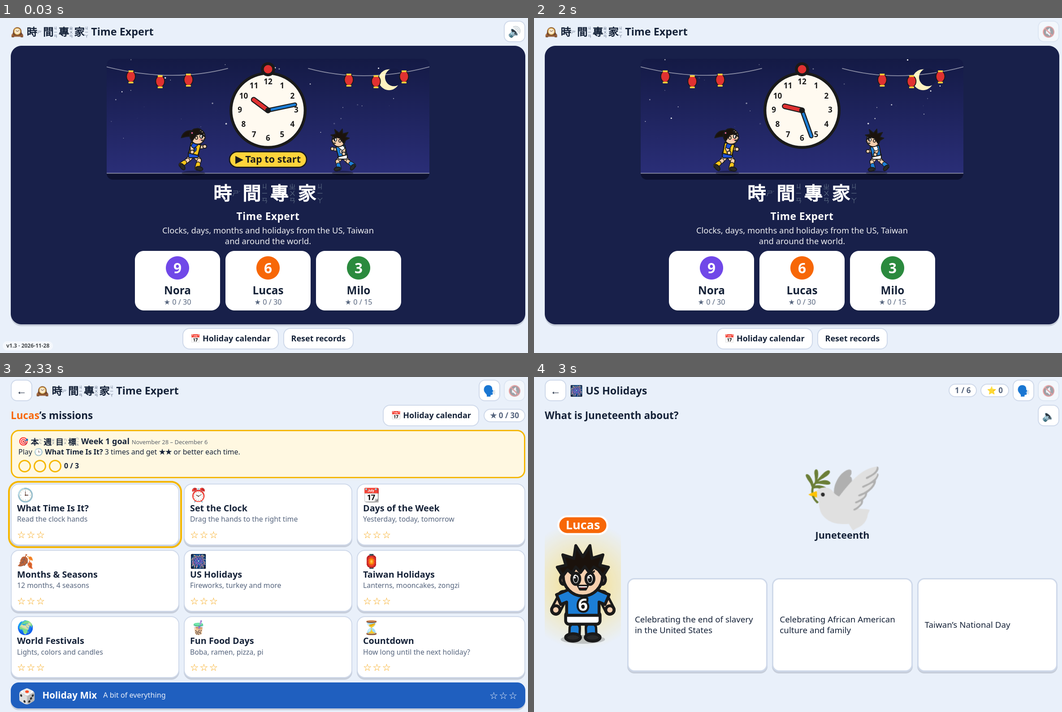
Above: before the commit, frames 1-4 (two rows, left to right).
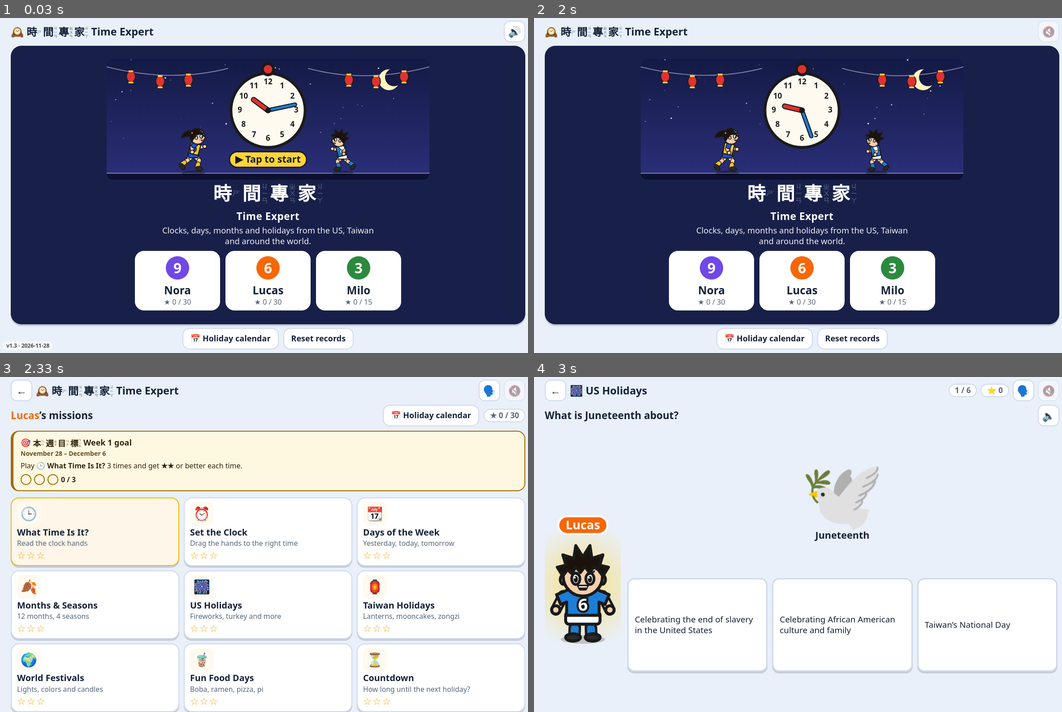
Above: after the commit, the same moments.

Repository: aronliu21-arch/kids-arcade
Game: browser game, page games/calendar-quest/index.html
Two runs of this game, one before a commit and one after it. Both use one fixed random seed, a clock stepped at 60 frames per second and the inputs below.
Inputs:
- Up to frame 1 (0.03 s): no input
- Up to frame 2 (2 s): click "▶ Tap to start" at 0.27 s; click "🔊" at 1.27 s
- Up to frame 3 (2.33 s): click "6 Lucas ★ 0 / 30" at 2.02 s
- Up to frame 4 (3 s): click "🎆 US Holidays Fireworks, turk…" at 2.77 s

Frames 1-2 are identical in both runs. In frame 3, 24% of the frame differs, in the area x 1-100%, y 15-100%; in frame 4, nothing differs.

Commit message:
Improve Calendar Quest mission screen and weekly goal contrast

Diff:
--- a/games/calendar-quest/index.html
+++ b/games/calendar-quest/index.html
@@ -185,14 +185,34 @@
 }
 @media (prefers-reduced-motion:reduce){*{transition:none!important;animation:none!important}}
 
-.goal{background:#fff8e1;border:3px solid #f5b700;border-radius:18px;padding:10px 14px;margin:0 0 12px;font-size:16px;line-height:1.4}
-.goal.met{background:#ebfbee;border-color:#2f9e44}
-.goal .gt{font-weight:700;font-size:18px}.goal .gr{font-weight:500;font-size:13px;opacity:.7}
-.goal .gp{margin-top:6px;display:flex;align-items:center;gap:6px;flex-wrap:wrap}
-.goal .gd{width:28px;height:28px;border-radius:50%;border:3px solid #f5b700;display:inline-flex;align-items:center;justify-content:center;color:#fff;font-size:15px}
-.goal .gd.on{background:#f5b700}.goal.met .gd{border-color:#2f9e44}.goal.met .gd.on{background:#2f9e44}
-.mcard.goalm{outline:4px solid #f5b700;outline-offset:2px}
-.rgoal{margin-top:10px;font-weight:700;font-size:17px;background:#fff8e1;border-radius:12px;padding:8px 12px}
+/* Weekly goal uses its own palette so the paper stays readable in either theme. */
+.goal,.rgoal{background:#fff8e1;color:#35240e}
+.goal{--muted:#654d23;--goal-edge:#a36a00;--goal-fill:#8b5800;border:2px solid var(--goal-edge);border-inline-start-width:6px;border-radius:18px;padding:12px 16px;margin:0 0 14px;font-size:16px;line-height:1.4}
+.goal.met{--muted:#355b42;--goal-edge:#28743e;--goal-fill:#236435;background:#ebfbee;color:#183c25}
+.goal .gt{font-weight:700;font-size:18px}
+.goal .gr{display:block;margin:2px 0 6px;color:var(--muted);font-weight:600;font-size:14px}
+.goal .gp{margin-top:8px;display:flex;align-items:center;gap:6px;flex-wrap:wrap}
+.goal .gd{width:24px;height:24px;border-radius:50%;border:2px solid var(--goal-edge);display:inline-flex;align-items:center;justify-content:center;color:#fff;font-size:15px}
+.goal .gd.on{background:var(--goal-fill);border-color:var(--goal-fill)}
+.mcard.goalm{border-color:#f5b700;background:color-mix(in srgb,var(--gold) 9%,var(--card))}
+.rgoal{margin-top:10px;font-weight:700;font-size:17px;border-radius:12px;padding:8px 12px}
+
+/* Let the mission map scroll when the cards need more room. */
+.wrap>#map{flex:1 0 auto;padding-bottom:12px}
+#map .maphead{margin-bottom:10px}
+#map .grid{grid-auto-rows:minmax(112px,1fr)}
+#map .mcard .em{width:1.75em;height:1.75em;display:grid;place-items:center;border-radius:12px;background:var(--paper)}
+#map .mcard .bl{overflow:visible}
+@media (max-width:560px){
+  #map .who{flex:1 0 100%}
+  #map .grid:not(.two) .mcard{flex-direction:column;align-items:flex-start;gap:2px;padding:8px 12px}
+  #map .grid:not(.two) .mcard .tt{flex:0 0 auto}
+  #map .mcard .bl{display:block}
+  #map .mix{flex-wrap:wrap;gap:6px 10px}
+}
+@media (max-height:560px) and (min-width:561px){
+  #map .grid:not(.two){grid-auto-rows:minmax(54px,1fr)}
+}
 </style>
 
 <div class="wrap">
@@ -743,7 +763,7 @@
   if(!p.wk||p.wk.no!==w.no)p.wk={no:w.no,rounds:[]};
   const done=p.wk.rounds.filter(r=>r.stars>=g.min).length;return{g:g,w:w,done:Math.min(done,g.n),met:done>=g.n,tries:p.wk.rounds.length};}
 function goalCard(id){const s=goalState(id);if(!s)return '';const m=listFor(id).find(x=>x.id===s.g.m);
-  const dots=Array.from({length:s.g.n},(_,i)=>'<span class="gd'+(i<s.done?' on':'')+'">'+(i<s.done?'★':'')+'</span>').join('');
+  const dots=Array.from({length:s.g.n},(_,i)=>'<span aria-hidden="true" class="gd'+(i<s.done?' on':'')+'">'+(i<s.done?'★':'')+'</span>').join('');
   return '<div class="goal'+(s.met?' met':'')+'"><div class="gt">🎯 '+RB('本週目標','ㄅㄣˇ ㄓㄡ ㄇㄨˋ ㄅㄧㄠ')+' Week '+s.w.no+' goal <span class="gr">'+fmtDate(s.w.from)+' – '+fmtDate(s.w.to)+'</span></div>'+
     '<div class="gb">Play <b>'+m.e+' '+m.t+'</b> '+s.g.n+' times and get <b>'+'★'.repeat(s.g.min)+'</b> or better each time.</div>'+
     '<div class="gp">'+dots+' <b>'+s.done+' / '+s.g.n+'</b>'+(s.met?' ✅ '+RB('完成','ㄨㄢˊ ㄔㄥˊ')+' Done!':'')+'</div></div>';}
